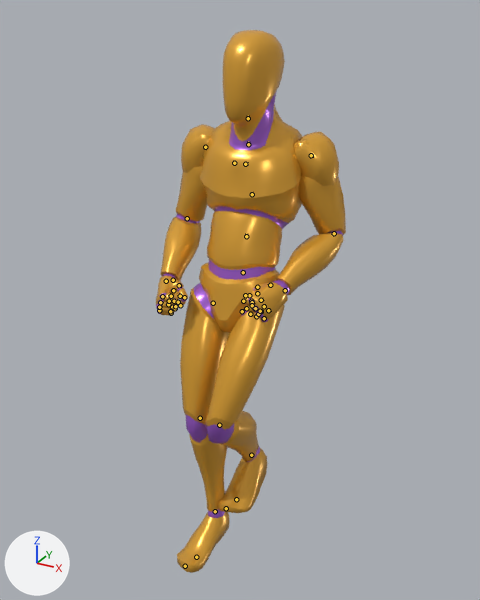
Two versions of the glTF model apps/web/public/models/anim-library.glb, one commit apart.
Both versions are drawn from a camera (50 mm lens) standing at (1.005, -1.784, 1.891) and looking at (0.001, 0.041, 0.978). Arrows for +X, +Y and +Z are at lower left; the lights stay in place. The picture after the commit comes second. Both versions are drawn at frame 10 of the action 'Rig|Run_Back_Loop'; the numbers are the values there. The bones that change, and the others that lie on the model, are drawn over the model as lines.

The first picture shows 'Mannequin'.
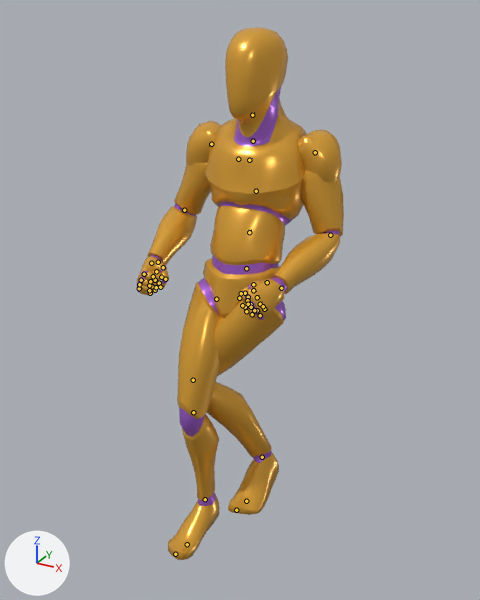
Pixel boxes [x1, y1, x2, y2] of what changed, in the pictures (480 x 600 px):
'Mannequin', posed (9% wider)
    before: [156, 30, 346, 573]
    after: [136, 27, 344, 560]
bone 'pelvis', root to tip
    before: (242, 311) to (242, 309)
    after: (245, 307) to (245, 304)
bone 'spine_02', root to tip
    before: (246, 236) to (246, 233)
    after: (249, 232) to (250, 229)
bone 'spine_03', root to tip
    before: (252, 194) to (251, 192)
    after: (256, 191) to (256, 188)
bone 'Head', root to tip
    before: (248, 118) to (248, 115)
    after: (252, 115) to (253, 112)
bone 'upperarm_l', root to tip
    before: (311, 155) to (312, 158)
    after: (315, 152) to (315, 155)
bone 'lowerarm_l', root to tip
    before: (334, 233) to (332, 235)
    after: (330, 235) to (329, 236)
bone 'upperarm_r', root to tip
    before: (205, 147) to (205, 149)
    after: (211, 144) to (210, 146)
bone 'lowerarm_r', root to tip
    before: (187, 218) to (186, 220)
    after: (184, 210) to (183, 211)
bone 'thigh_l', root to tip
    before: (260, 311) to (260, 312)
    after: (263, 306) to (262, 307)
bone 'foot_l', root to tip
    before: (251, 455) to (251, 456)
    after: (262, 457) to (262, 458)
bone 'thigh_r', root to tip
    before: (213, 303) to (213, 304)
    after: (216, 299) to (216, 300)
bone 'calf_r', root to tip
    before: (200, 418) to (200, 419)
    after: (193, 412) to (193, 413)
bone 'foot_r', root to tip
    before: (215, 511) to (214, 512)
    after: (205, 499) to (204, 500)

What the commit changed:
Bone 'pelvis' (bone_pelvis) moves from (0.0, 9e-05, -9e-05) to (0.0, 0.0001, -0.00034).
Bone 'pelvis' (bone_pelvis) turns from (-23, 3, 1) to (-22, 3, 1) degrees about its own x, y and z.
Bone 'spine_02' (bone_spine_02) turns from (9, -1, -3) to (5, -1, -3) degrees about its own x, y and z.
Bone 'spine_03' (bone_spine_03) turns from (26, 5, 2) to (28, 4, 2) degrees about its own x, y and z.
Bone 'Head' (bone_head) turns from (-2, -2, 0) to (0, -7, 1) degrees about its own x, y and z.
Bone 'upperarm_l' (bone_upperarm_l) turns from (8, 33, -69) to (19, 28, -66) degrees about its own x, y and z.
Bone 'lowerarm_l' (bone_lowerarm_l) turns from (70, -1, 6) to (64, -1, 5) degrees about its own x, y and z.
Bone 'upperarm_r' (bone_upperarm_r) turns from (16, -37, 64) to (13, -30, 58) degrees about its own x, y and z.
Bone 'lowerarm_r' (bone_lowerarm_r) turns from (58, 23, 3) to (65, 22, 4) degrees about its own x, y and z.
Bone 'thigh_l' (bone_thigh_l) turns from (-11, -2, 9) to (12, 53, 49) degrees about its own x, y and z.
Bone 'foot_l' (bone_foot_l) turns from (-22, 2, -5) to (3, -52, -48) degrees about its own x, y and z.
Bone 'thigh_r' (bone_thigh_r) turns from (0, 4, -1) to (-5, 0, 1) degrees about its own x, y and z.
Bone 'calf_r' (bone_calf_r) turns from (23, -1, 0) to (31, -1, 0) degrees about its own x, y and z.
Bone 'foot_r' (bone_foot_r) turns from (8, -3, 3) to (6, 2, 2) degrees about its own x, y and z.
